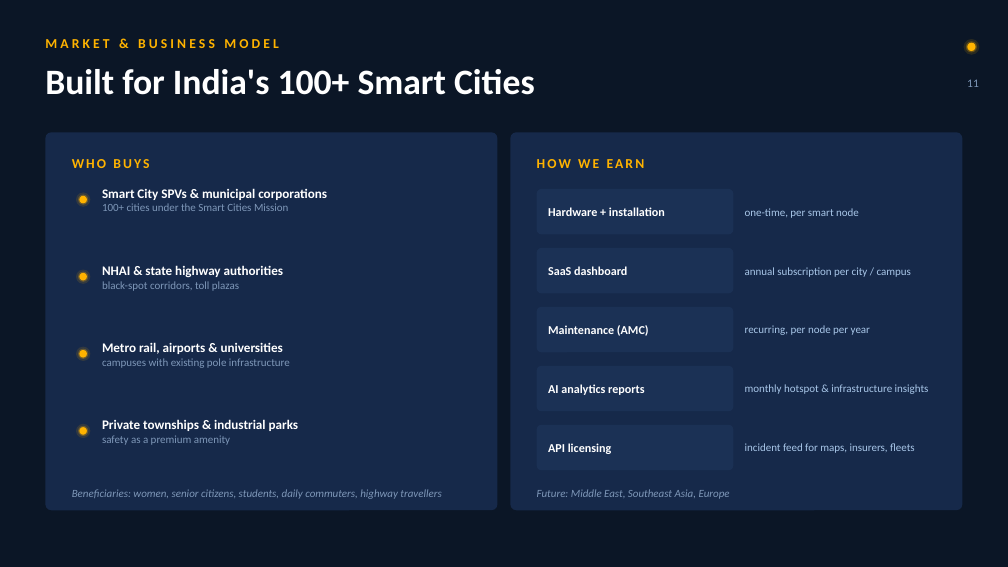
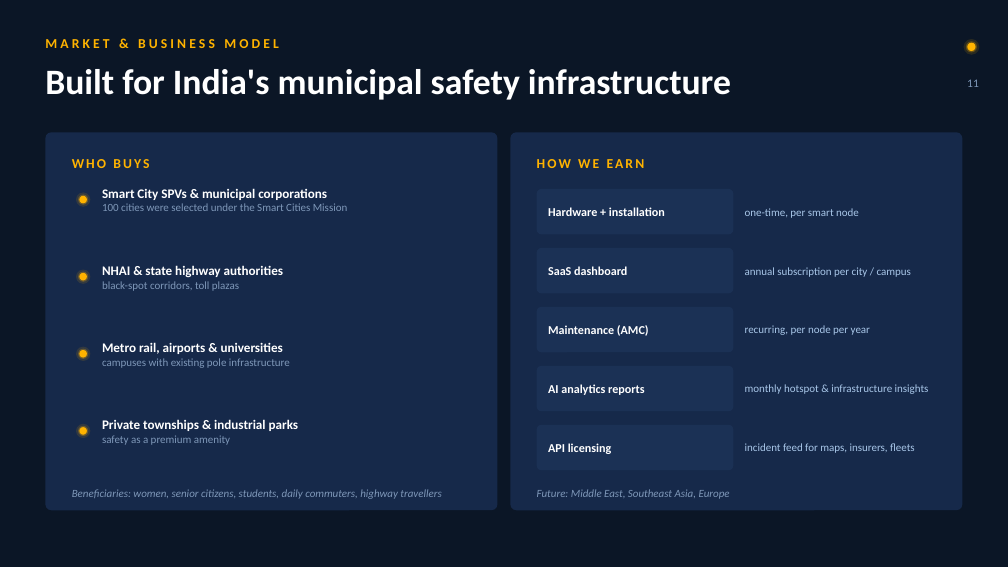
Before and after one commit to saatwik-1157/project_PathAhead, a slide deck: slide 11 of sentinelai/SentinelAI_Execution_Plan.pptx. Drawn at 1008x567 pixels with LibreOffice and Linux fonts; fonts in the diff are those of the drawing. Boxes give left, top, right and bottom in pixels: in the first picture for what was removed or moved away, otherwise in the second. Text is boxed around its words. In the diff, an @@ line names an element or a change of style, - is before the commit and + after.

```diff
--- a/sentinelai/SentinelAI_Execution_Plan.pptx
+++ b/sentinelai/SentinelAI_Execution_Plan.pptx
@@ text at bbox=[45, 69, 731, 100]: text changed @@
-Built for India's 100+ Smart Cities
+Built for India's municipal safety infrastructure
@@ text at bbox=[102, 188, 348, 211]: text changed @@
-Smart City SPVs & municipal corporations
-100+ cities under the Smart Cities Mission
+Smart City SPVs & municipal corporations
+100 cities were selected under the Smart Cities Mission
```
Also in this commit, not shown: 6 other slides changed, 10 other files.
